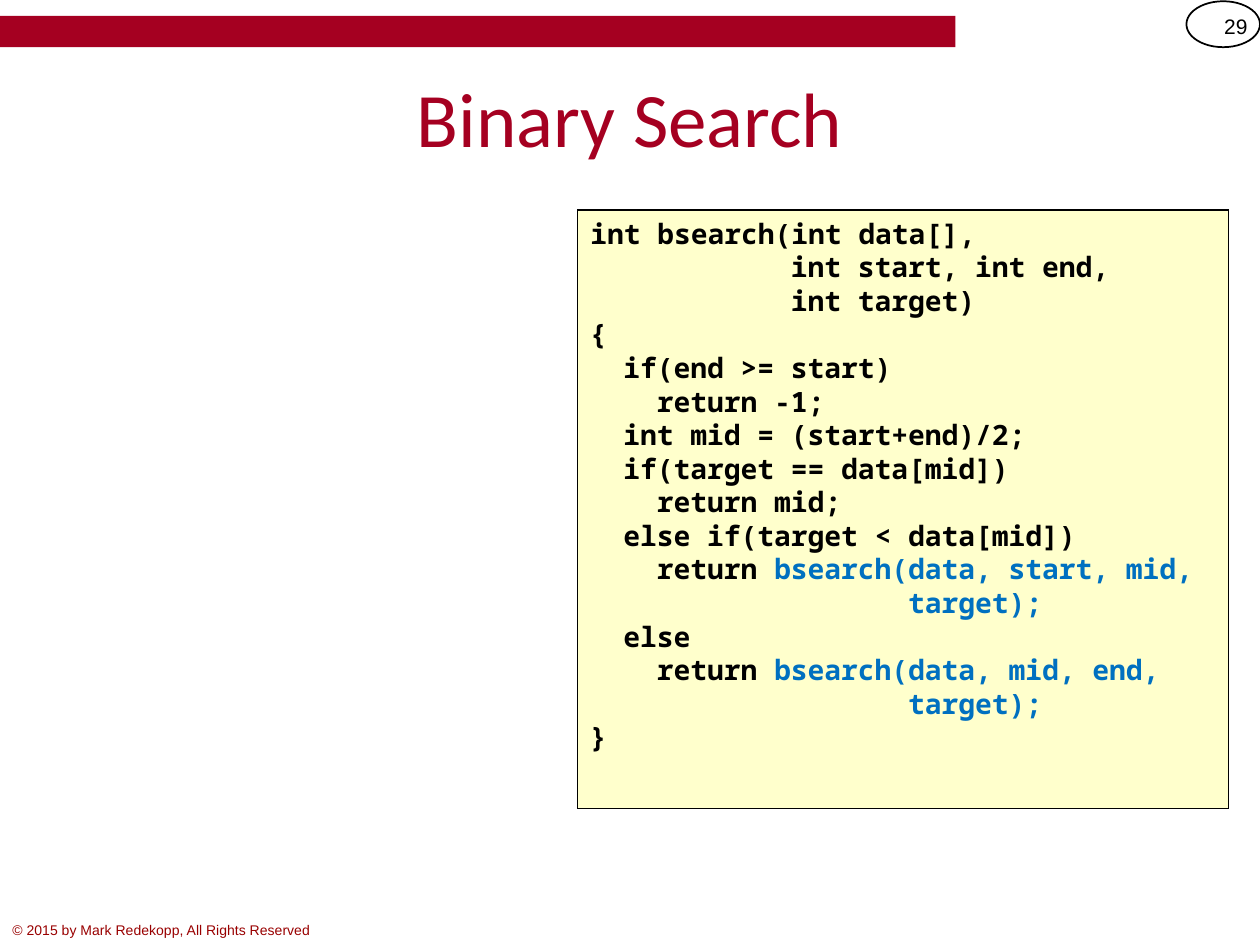
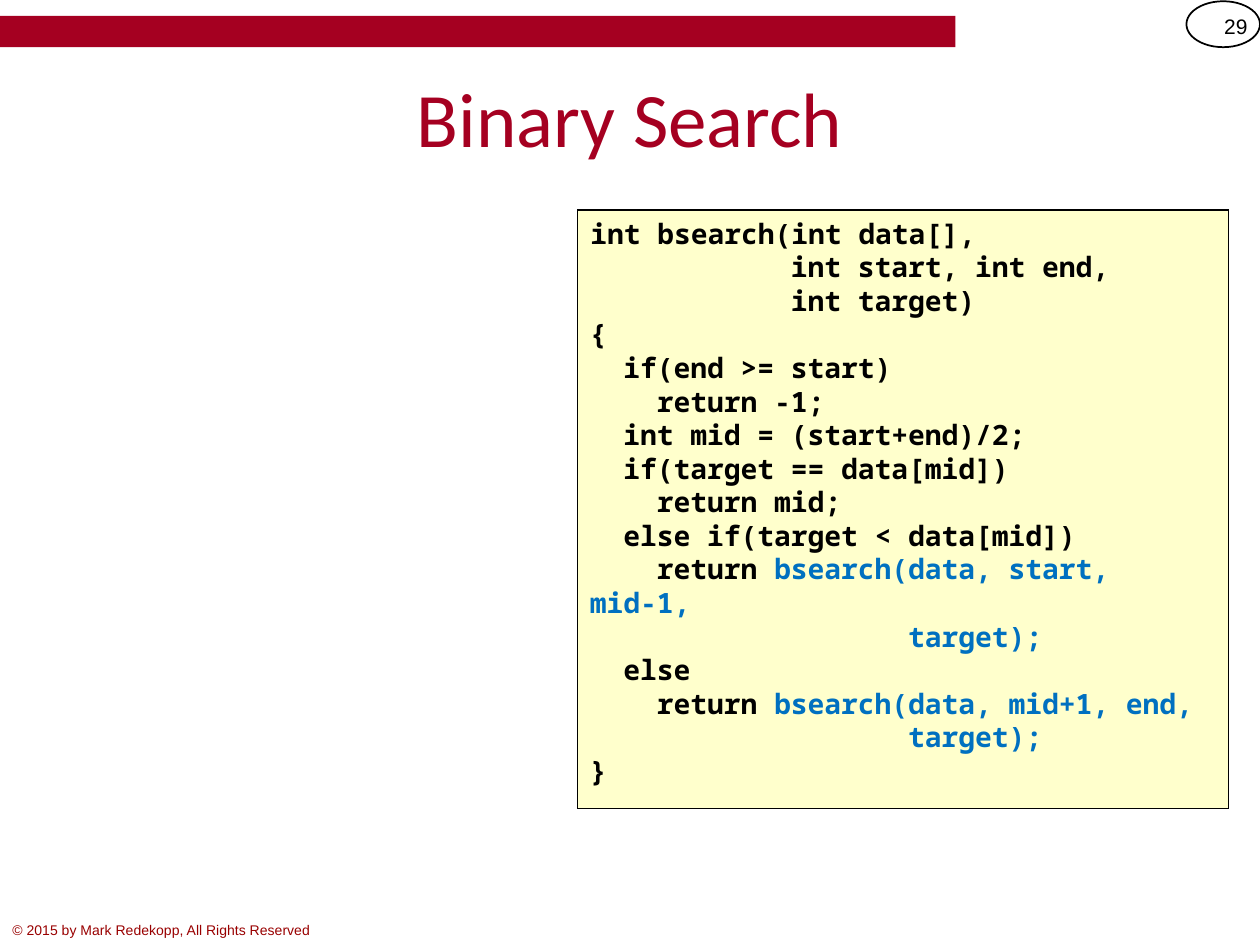
Before and after one commit to csci104/site, a slide deck: slide 29 of schedule/notes/2-Recursion.pptx. Drawn at 1260x945 pixels with LibreOffice and Linux fonts; fonts in the diff are those of the drawing; grey boxes stand for pictures; background and template pictures are left out. Boxes give left, top, right and bottom in pixels: in the first picture for what was removed or moved away, otherwise in the second. Text is boxed around its words. In the diff, an @@ line names an element or a change of style, - is before the commit and + after.

```diff
--- a/schedule/notes/2-Recursion.pptx
+++ b/schedule/notes/2-Recursion.pptx
@@ text in rectangle at <box>590,222,1193,754</box>: text changed @@
-int bsearch(int data[],
-int start, int end,
-int target)
-{
-if(end >= start)
-return -1;
-int mid = (start+end)/2;
-if(target == data[mid])
-return mid;
-else if(target < data[mid])
-return bsearch(data, start, mid,
-target);
-else
-return bsearch(data, mid, end,
-target);
-}
+int bsearch(int data[],
+int start, int end,
+int target)
+{
+if(end >= start)
+return -1;
+int mid = (start+end)/2;
+if(target == data[mid])
+return mid;
+else if(target < data[mid])
+return bsearch(data, start, mid-1,
+target);
+else
+return bsearch(data, mid+1, end,
+target);
+}
```
Also in this commit, not shown: 4 other slides changed.
